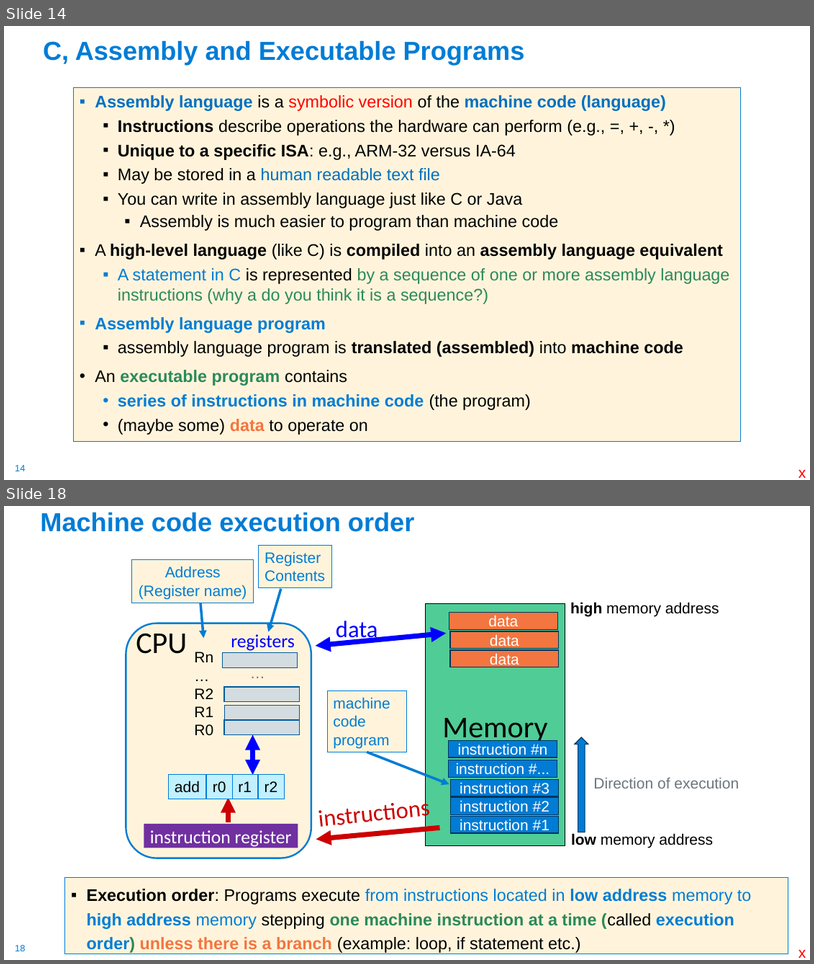
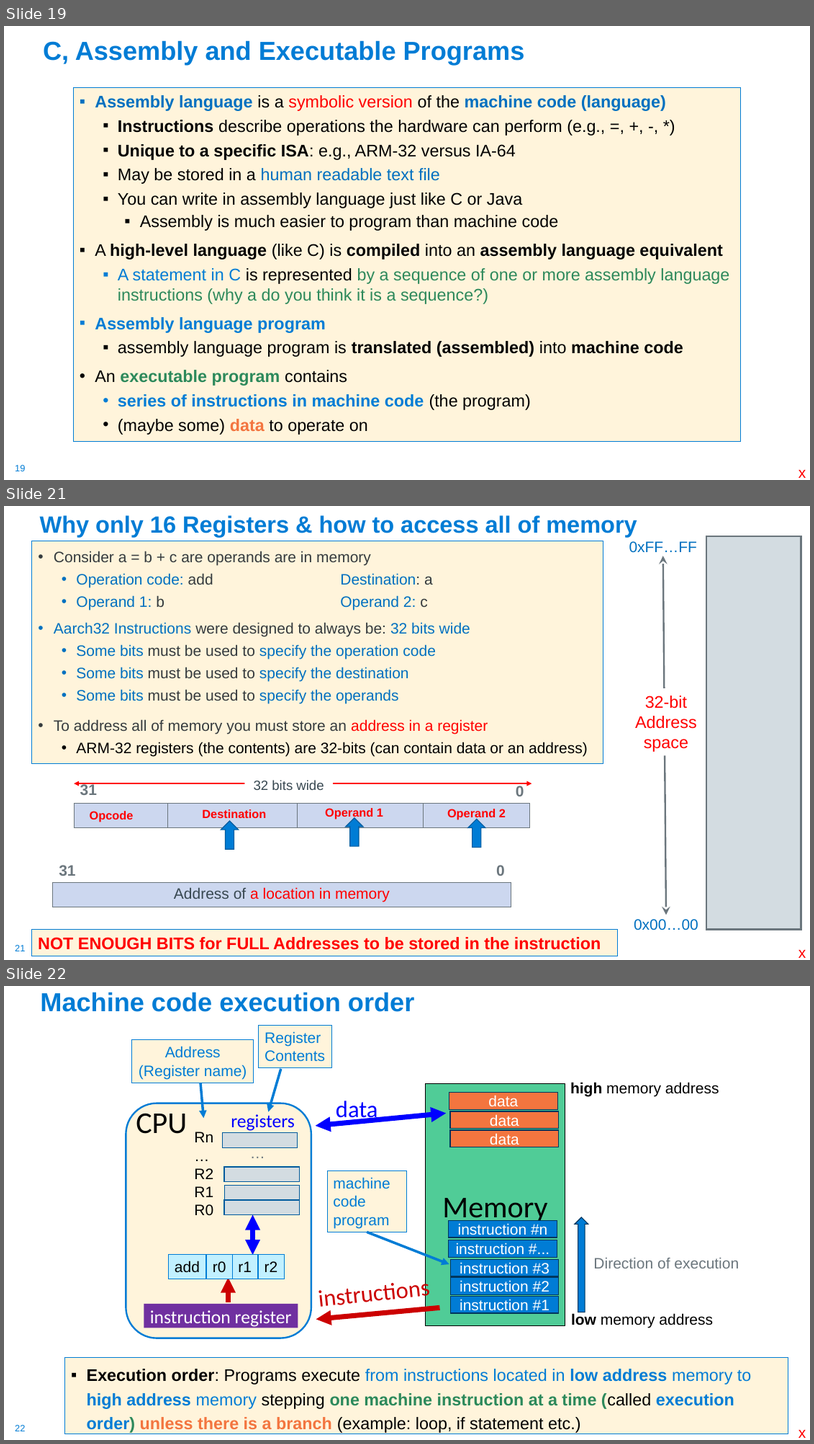
Before and after one commit to cse30-sp24/Muller-Slides, a slide deck: 01-C-Part1.pptx. Shown one above the other, each under a label of ours: slides 14 and 18 before the commit, slides 19, 21 and 22 after it; the slides between them are not shown. The pictures are 814x964 and 814x1444 pixels, drawn with LibreOffice and Linux fonts; fonts in the diff are those of the drawing. Boxes give left, top, right and bottom in pixels: in the first picture for what was removed or moved away, otherwise in the second. Text is boxed around its words. In the diff, an @@ line names an element or a change of style, - is before the commit and + after.

```diff
--- a/01-C-Part1.pptx
+++ b/01-C-Part1.pptx
@@ slide 21 added at <box>4,506,810,960</box>, background #FFFFFF; not listed: 1 template element that a slide beside it also shows @@
@@ title added at <box>40,515,637,537</box>, 27.9 pt, text #007CD5, bold @@
+Why only 16 Registers & how to access all of memory
@@ text added at <box>32,541,604,764</box>, fill #FFF4DB, outline #007CD5 0.75 pt, 18 pt, text #0070C0 @@
+• Consider a = b + c are operands are in memory
+  • Operation code: add Destination: a
+  • Operand 1: b Operand 2: c
+• Aarch32 Instructions were designed to always be: 32 bits wide
+  • Some bits must be used to specify the operation code
+  • Some bits must be used to specify the destination
+  • Some bits must be used to specify the operands
+• To address all of memory you must store an address in a register
+  • ARM-32 registers (the contents) are 32-bits (can contain data or an address)
@@ rectangle added at <box>707,536,802,929</box>, fill #D3DCE1, outline #6B767D 2 pt @@
@@ group added at <box>630,541,699,930</box>: 3 texts, 1 double arrow @@
+0xFF…FF
+0x00…00
+32-bit Address space
@@ table added at <box>74,779,531,828</box>, 2 rows, 5 columns @@
+31 |  |  | 0 | 
+ |  |  |  | 
@@ double arrow added from (74, 783) to (532, 783), #FF0000 1.5 pt @@
@@ text added at <box>254,780,324,790</box>, 16 pt, text #384851 @@
+32 bits wide
@@ text added at <box>325,808,383,819</box>, 14 pt, text #FF0000, bold @@
+Operand 1
@@ text added at <box>90,811,134,821</box>, 14 pt, text #FF0000, bold @@
+Opcode
@@ text added at <box>202,809,266,818</box>, 14 pt, text #FF0000, bold @@
+Destination
@@ up arrow added at <box>221,821,239,849</box>, fill #007CD5, outline #005C9E 1 pt @@
@@ up arrow added at <box>346,818,363,846</box>, fill #007CD5, outline #005C9E 1 pt @@
@@ text added at <box>448,808,506,820</box>, 14 pt, text #FF0000, bold @@
+Operand 2
@@ up arrow added at <box>468,818,486,847</box>, fill #007CD5, outline #005C9E 1 pt @@
@@ table added at <box>53,857,512,906</box>, 2 rows, 2 columns @@
+31 | 0
+Address of a location in memory | 
@@ rectangle added at <box>32,929,618,956</box>, fill #FFF4DB, outline #007CD5 0.75 pt, 20 pt, text #FF0000, bold @@
+NOT ENOUGH BITS for FULL Addresses to be stored in the instruction
@@ text added at <box>799,950,806,957</box>, 18 pt, text #FF0000 @@
+x
@@ what was slide 14 is now slide 19 @@
@@ page number at <box>15,464,25,471</box>: text changed @@
-14
+19
@@ what was slide 18 is now slide 22 @@
@@ page number at <box>15,1424,25,1431</box>: text changed @@
-18
+22
```
Also in this commit, not shown: 8 slides changed, 3 other slides added, 1 other file.
